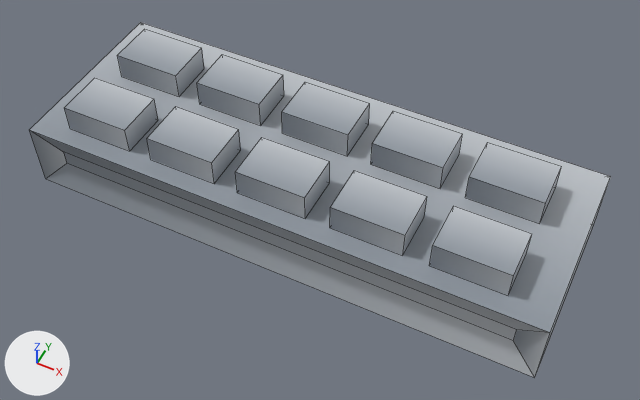
What one commit did to the FBX model art/export/dt_keyboard.fbx.
One viewpoint serves both versions: a 50 mm lens placed at (0.784, -1.524, 1.922), pointed at (0.047, -0.051, 0.081). Arrows for +X, +Y and +Z are at lower left; the lights stay in place. The older version comes first. Mesh edges are drawn as thin lines.

The first picture shows 'dt_keyboard'.
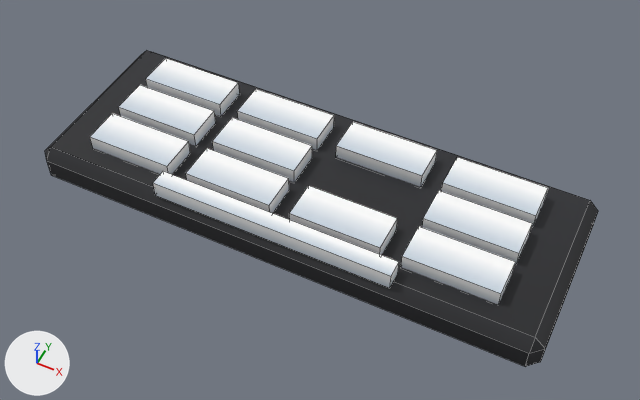
The edits, one by one:
me_dt_keyboard is used by ob_dt_keyboard; location (0.0, 0.0, 0.0).
me_dt_keyboard had 100 vertices, 78 faces and spanned x -0.75..0.75, y -0.28..0.28, z 0.0..0.28.
me_dt_keyboard now has 120 vertices, 98 faces and spans x -0.75..0.75, y -0.28..0.28, z 0.0..0.17.
me_dt_keyboard part 1: a new loose piece, a box spanning x -0.61..-0.35, y 0.085..0.195, z 0.115..0.165, in mat_palette (picture img_palette_png).
me_dt_keyboard part 2: a new loose piece, a box spanning x -0.29..-0.03, y 0.085..0.195, z 0.115..0.165, in mat_palette (picture img_palette_png).
me_dt_keyboard part 3: a new loose piece, a box spanning x 0.03..0.29, y 0.085..0.195, z 0.115..0.165, in mat_palette (picture img_palette_png).
me_dt_keyboard part 4: a new loose piece, a box spanning x 0.35..0.61, y 0.085..0.195, z 0.115..0.165, in mat_palette (picture img_palette_png).
me_dt_keyboard part 5: a new loose piece, a box spanning x -0.61..-0.35, y -0.055..0.055, z 0.115..0.165, in mat_palette (picture img_palette_png).
me_dt_keyboard part 6: a new loose piece, a box spanning x -0.29..-0.03, y -0.055..0.055, z 0.115..0.165, in mat_palette (picture img_palette_png).
me_dt_keyboard part 7: a new loose piece, a box spanning x 0.35..0.61, y -0.055..0.055, z 0.115..0.165, in mat_palette (picture img_palette_png).
me_dt_keyboard part 8: a new loose piece, a box spanning x -0.61..-0.35, y -0.195..-0.085, z 0.115..0.165, in mat_palette (picture img_palette_png).
me_dt_keyboard part 9: a new loose piece, a box spanning x -0.29..-0.03, y -0.195..-0.085, z 0.115..0.165, in mat_palette (picture img_palette_png).
me_dt_keyboard part 10: a new loose piece, a box spanning x 0.03..0.29, y -0.195..-0.085, z 0.115..0.165, in mat_palette (picture img_palette_png).
me_dt_keyboard part 11: a new loose piece, a box spanning x 0.35..0.61, y -0.195..-0.085, z 0.115..0.165, in mat_palette (picture img_palette_png).
me_dt_keyboard part 12: a new loose piece, a box spanning x -0.35..0.35, y -0.265..-0.215, z 0.115..0.165, in mat_palette (picture img_palette_png).
me_dt_keyboard part 13: the loose piece of 20 vertices spanning x -0.75..0.75, y -0.28..0.28, z 0.0..0.2 is rebuilt with 24 vertices and now spans x -0.75..0.75, y -0.28..0.28, z 0.0..0.12.
me_dt_keyboard part 14: 10 loose pieces with 80 vertices, spanning x -0.65..0.63, y -0.22..0.17, z 0.2..0.28, are deleted.

Location of each change, [x1, y1, x2, y2] in pixels of the pictures (640 x 400 px):
'dt_keyboard', reshaped (11% shorter)
    before: [29, 22, 611, 378]
    after: [45, 50, 598, 366]
part 1 of me_dt_keyboard, added
    after: [146, 58, 239, 116]
part 2 of me_dt_keyboard, added
    after: [237, 89, 334, 150]
part 3 of me_dt_keyboard, added
    after: [336, 122, 437, 187]
part 4 of me_dt_keyboard, added
    after: [442, 157, 548, 227]
part 5 of me_dt_keyboard, added
    after: [119, 85, 216, 146]
part 6 of me_dt_keyboard, added
    after: [212, 117, 312, 182]
part 7 of me_dt_keyboard, added
    after: [422, 191, 533, 264]
part 8 of me_dt_keyboard, added
    after: [90, 113, 190, 174]
part 9 of me_dt_keyboard, added
    after: [186, 148, 289, 213]
part 10 of me_dt_keyboard, added
    after: [289, 186, 398, 255]
part 11 of me_dt_keyboard, added
    after: [401, 226, 515, 304]
part 12 of me_dt_keyboard, added
    after: [153, 171, 399, 288]
part 13 of me_dt_keyboard, rebuilt (11% shorter)
    before: [29, 22, 611, 378]
    after: [45, 50, 598, 366]
part 14 of me_dt_keyboard, deleted
    before: [64, 29, 562, 296]
